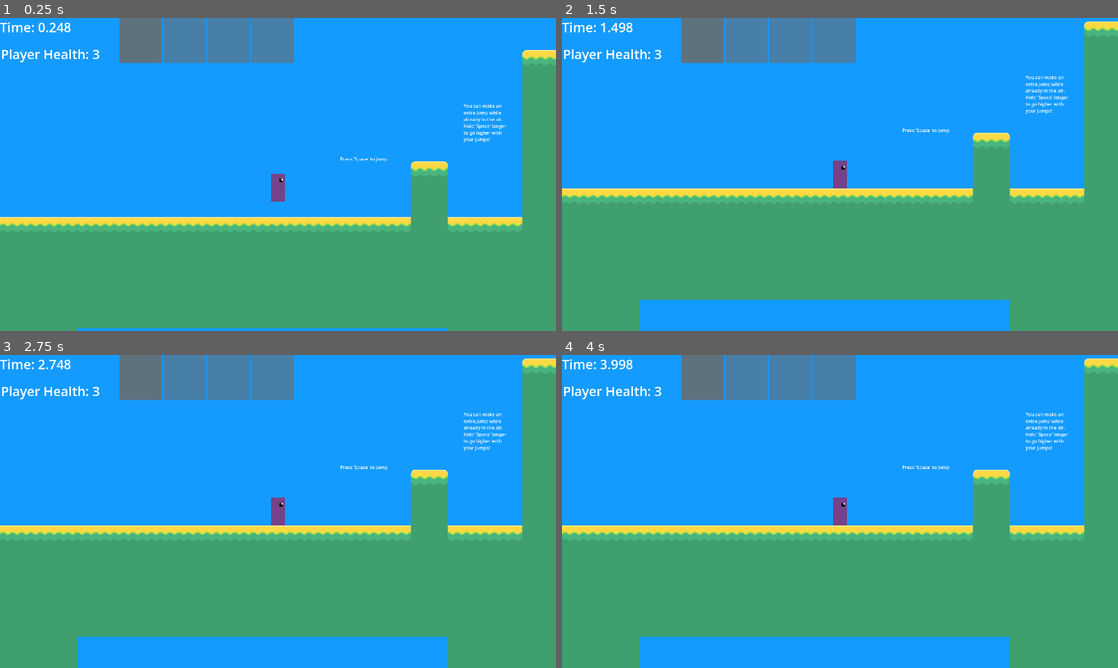
Above: before the commit, frames 1-4 (two rows, left to right).
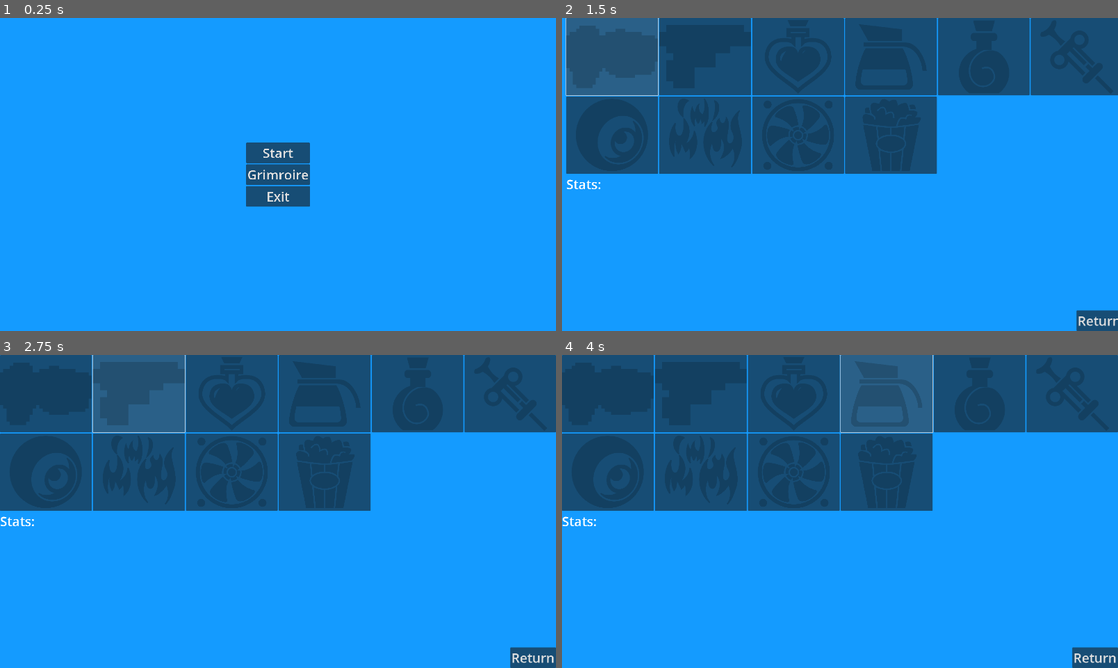
Above: after the commit, the same moments.

Repository: AidanCooper2003/AshenSkies
Game: Godot game, scene res://scenes/levels/main_menu.tscn
Two runs of this game, one before a commit and one after it. Both use one fixed random seed, a clock stepped at 60 frames per second and the inputs below. Before the commit the project starts from res://scenes/levels/game.tscn.
Inputs (mouse positions are in pixels of both pictures, inside the frame that each line leads up to):
- Up to frame 1 (0.25 s): no input
- Up to frame 2 (1.5 s): click (840, 174) at 0.5 s, where only the run after the commit has a clickable "Grimroire"; click (623, 55) at 1.27 s
- Up to frame 3 (2.75 s): click (139, 392) at 2.02 s
- Up to frame 4 (4 s): click (795, 392) at 2.77 s; click (884, 392) at 3.52 s

The runs differ from the first frame. In frame 1, 48% of the frame differs, in the area x 0-100%, y 0-100%; in frame 2, 83%; in frame 3, 83%; in frame 4, 83%.

Commit message:
Added grimoire

Diff:
--- a/csv/recipes.csv
+++ b/csv/recipes.csv
@@ -1,11 +1,11 @@
 Item-name,Item-tags,Item-quality,Is-offensive
 spikeball_launcher,Projectile,2,TRUE
 test_gun,Projectile,1,TRUE
-health_potion,"Potion, Healing",1,FALSE
+health_potion,"Absorption, Healing",1,FALSE
 caffeination_station,"Projectile, Fire, Food, Transportation",2,TRUE
-candlemans_brew,"Potion, Fire",2,TRUE
-hydrax,"Potion, Defense",2,FALSE
-terminal_lucidity,"Potion, Transportation, Defense",3,FALSE
+candlemans_brew,"Absorption, Fire",2,TRUE
+hydrax,"Absorption, Defense",2,FALSE
+terminal_lucidity,"Absorption, Transportation, Defense",3,FALSE
 depleted_ash,"Projectile, Fire",2,TRUE
 air_compressor,"Projectile, Wind",1,TRUE
 popcorn,"Projectile, Wind, Fire, Explosive",2,TRUE
--- a/csv/resources.csv
+++ b/csv/resources.csv
@@ -1,7 +1,7 @@
 Resource-name,tags,quality,category
 projectile_essence,Projectile,0,single_form
 melee_essence,Melee,0,single_form
-absorption_essence,Potion,0,single_form
+absorption_essence,Absorption,0,single_form
 fire_essence,Fire,1,single_element
 wind_essence,Wind,1,single_element
 food_essence,Food,1,single_element
--- a/csv/tags.csv
+++ b/csv/tags.csv
@@ -1,7 +1,7 @@
 Tag-Name,Tag-Type
 Projectile,Form
 Melee,Form
-Potion,Form
+Absorption,Form
 Fire,Element
 Wind,Element
 Food,Element
--- a/project.godot
+++ b/project.godot
@@ -11,7 +11,7 @@
 [application]
 
 config/name="AshenSkies"
-run/main_scene="res://scenes/levels/game.tscn"
+run/main_scene="res://scenes/levels/main_menu.tscn"
 config/features=PackedStringArray("4.2", "GL Compatibility")
 boot_splash/bg_color=Color(0.2493, 0.550056, 1, 1)
 config/icon="res://icon.svg"
@@ -21,6 +21,7 @@
 CSVManager="*res://scripts/utility/csv_manager.gd"
 EventBus="*res://scripts/utility/event_bus.gd"
 LevelManager="*res://scripts/utility/level_manager.gd"
+SaveManager="*res://scripts/utility/save_manager.gd"
 
 [display]
 
@@ -39,6 +40,7 @@
 "res://addons/": "purple",
 "res://colliders/": "orange",
 "res://csv/": "yellow",
+"res://saves/": "red",
 "res://scenes/": "blue",
 "res://scripts/": "gray",
 "res://sprites/": "pink"
@@ -131,6 +133,11 @@
 "events": [Object(InputEventKey,"resource_local_to_scene":false,"resource_name":"","device":-1,"window_id":0,"alt_pressed":false,"shift_pressed":false,"ctrl_pressed":false,"meta_pressed":false,"pressed":false,"keycode":0,"physical_keycode":76,"key_label":0,"unicode":108,"echo":false,"script":null)
 ]
 }
+"Exit To Menu"={
+"deadzone": 0.5,
+"events": [Object(InputEventKey,"resource_local_to_scene":false,"resource_name":"","device":-1,"window_id":0,"alt_pressed":false,"shift_pressed":true,"ctrl_pressed":false,"meta_pressed":false,"pressed":false,"keycode":0,"physical_keycode":77,"key_label":0,"unicode":77,"echo":false,"script":null)
+]
+}
 
 [layer_names]
 
--- /dev/null
+++ b/scenes/levels/main_menu.tscn
@@ -0,0 +1,99 @@
+[gd_scene load_steps=3 format=3 uid="uid://beym8gb6q0jpn"]
+
+[ext_resource type="Script" path="res://scripts/menu/menu_manager.gd" id="1_oxis6"]
+[ext_resource type="Theme" uid="uid://t5lkcrxxkxm6" path="res://default-theme.tres" id="2_yufyc"]
+
+[node name="MainMenu" type="Control"]
+layout_mode = 3
+anchor_right = 2.0
+anchor_bottom = 2.0
+grow_horizontal = 2
+grow_vertical = 2
+size_flags_horizontal = 4
+size_flags_vertical = 4
+script = ExtResource("1_oxis6")
+
+[node name="Main" type="Control" parent="."]
+layout_mode = 1
+anchors_preset = 0
+offset_right = 1920.0
+offset_bottom = 1080.0
+
+[node name="VBoxContainer" type="VBoxContainer" parent="Main"]
+layout_mode = 1
+anchors_preset = 8
+anchor_left = 0.5
+anchor_top = 0.5
+anchor_right = 0.5
+anchor_bottom = 0.5
+offset_left = -110.0
+offset_top = -110.5
+offset_right = 110.0
+offset_bottom = 110.5
+grow_horizontal = 2
+grow_vertical = 2
+
+[node name="StartButton" type="Button" parent="Main/VBoxContainer"]
+layout_mode = 2
+theme = ExtResource("2_yufyc")
+text = "Start"
+
+[node name="GrimoireButton" type="Button" parent="Main/VBoxContainer"]
+layout_mode = 2
+theme = ExtResource("2_yufyc")
+text = "Grimroire"
+
+[node name="ExitButton" type="Button" parent="Main/VBoxContainer"]
+layout_mode = 2
+theme = ExtResource("2_yufyc")
+text = "Exit"
+
+[node name="Grimoire" type="Control" parent="."]
+layout_mode = 1
+anchor_left = 0.5
+anchor_right = 1.0
+anchor_bottom = 0.5
+grow_horizontal = 0
+
+[node name="VBoxContainer" type="VBoxContainer" parent="Grimoire"]
+layout_mode = 1
+anchors_preset = 15
+anchor_right = 1.0
+anchor_bottom = 1.0
+grow_horizontal = 2
+grow_vertical = 2
+
+[node name="IconGrid" type="GridContainer" parent="Grimoire/VBoxContainer"]
+layout_mode = 2
+size_flags_vertical = 3
+columns = 6
+
+[node name="Stats" type="RichTextLabel" parent="Grimoire/VBoxContainer"]
+layout_mode = 2
+size_flags_vertical = 3
+theme = ExtResource("2_yufyc")
+text = "Stats:"
+
+[node name="ReturnButton" type="Button" parent="."]
+layout_mode = 1
+anchors_preset = 3
+anchor_left = 1.0
+anchor_top = 1.0
+anchor_right = 1.0
+anchor_bottom = 1.0
+offset_left = -158.0
+offset_top = -1151.0
+offset_bottom = -1080.0
+grow_horizontal = 0
+grow_vertical = 0
+theme = ExtResource("2_yufyc")
+text = "Return"
+
+[node name="Camera2D" type="Camera2D" parent="."]
+position = Vector2(960, 540)
+position_smoothing_enabled = true
+
+[connection signal="pressed" from="Main/VBoxContainer/StartButton" to="." method="_on_start_button_pressed"]
+[connection signal="pressed" from="Main/VBoxContainer/GrimoireButton" to="." method="_on_grimoire_button_pressed"]
+[connection signal="pressed" from="Main/VBoxContainer/ExitButton" to="." method="_on_exit_button_pressed"]
+[connection signal="pressed" from="ReturnButton" to="." method="_on_return_button_pressed"]
--- a/scenes/objects/enemies/ash_priest.tscn
+++ b/scenes/objects/enemies/ash_priest.tscn
@@ -119,5 +119,5 @@
 [connection signal="body_entered" from="PlayerDetector" to="." method="_on_area_2d_body_entered"]
 [connection signal="body_exited" from="PlayerDetector" to="." method="_on_area_2d_body_exited"]
 [connection signal="condition_added" from="HitboxComponent" to="ConditionHandler" method="add_condition"]
-[connection signal="damage_taken" from="HitboxComponent" to="HealthComponent" method="_on_hitbox_component_damage_taken"]
+[connection signal="damage_taken" from="HitboxComponent" to="HealthComponent" method="take_damage"]
 [connection signal="health_changed" from="HealthComponent" to="." method="_on_health_component_health_changed"]
--- a/scenes/objects/enemies/territorial_jumper.tscn
+++ b/scenes/objects/enemies/territorial_jumper.tscn
@@ -129,4 +129,4 @@
 [connection signal="area_entered" from="DamageDealerComponent" to="DamageDealerComponent" method="_on_area_entered"]
 [connection signal="health_changed" from="HealthComponent" to="." method="_on_health_component_health_changed"]
 [connection signal="condition_added" from="HitboxComponent" to="ConditionHandler" method="add_condition"]
-[connection signal="damage_taken" from="HitboxComponent" to="HealthComponent" method="_on_hitbox_component_damage_taken"]
+[connection signal="damage_taken" from="HitboxComponent" to="HealthComponent" method="take_damage"]
--- a/scenes/objects/player.tscn
+++ b/scenes/objects/player.tscn
@@ -115,6 +115,5 @@
 [connection signal="health_changed" from="HealthComponent" to="." method="_on_changed_health"]
 [connection signal="condition_added" from="HitboxComponent" to="ConditionHandler" method="add_condition"]
 [connection signal="damage_taken" from="HitboxComponent" to="HealthComponent" method="take_damage"]
-[connection signal="damage_taken" from="HitboxComponent" to="HealthComponent" method="_on_hitbox_component_damage_taken"]
 [connection signal="condition_added" from="ConditionHandler" to="." method="_on_condition_added"]
 [connection signal="condition_expired" from="ConditionHandler" to="." method="_on_condition_removed"]
--- /dev/null
+++ b/scenes/ui/elements/grimoire_entry.tscn
@@ -0,0 +1,22 @@
+[gd_scene load_steps=2 format=3 uid="uid://bw2oushups7kn"]
+
+[ext_resource type="Texture2D" uid="uid://cblmn0n7lgkqv" path="res://sprites/weapon_icons/popcorn.png" id="1_od2o6"]
+
+[node name="Control" type="Button"]
+anchors_preset = -1
+anchor_right = 1.0
+anchor_bottom = 1.0
+size_flags_horizontal = 3
+size_flags_vertical = 3
+
+[node name="TextureRect" type="TextureRect" parent="."]
+modulate = Color(0, 0, 0, 0.172549)
+layout_mode = 1
+anchors_preset = 15
+anchor_right = 1.0
+anchor_bottom = 1.0
+grow_horizontal = 2
+grow_vertical = 2
+texture = ExtResource("1_od2o6")
+expand_mode = 1
+stretch_mode = 5
--- a/scenes/ui/elements/resource_container.tscn
+++ b/scenes/ui/elements/resource_container.tscn
@@ -1,6 +1,4 @@
-[gd_scene load_steps=2 format=3 uid="uid://bow7e73jbp8hw"]
-
-[ext_resource type="Texture2D" uid="uid://cpp0qgn1m27b1" path="res://sprites/resource_icons/cancel.png" id="1_1xlbe"]
+[gd_scene format=3 uid="uid://bow7e73jbp8hw"]
 
 [node name="ResourceContainer" type="Button"]
 anchors_preset = 15
@@ -10,6 +8,7 @@
 grow_vertical = 2
 size_flags_horizontal = 3
 size_flags_vertical = 3
+expand_icon = true
 
 [node name="TextureRect" type="TextureRect" parent="."]
 layout_mode = 2
@@ -17,7 +16,6 @@
 offset_bottom = 90.0
 size_flags_horizontal = 3
 size_flags_vertical = 3
-texture = ExtResource("1_1xlbe")
 expand_mode = 2
 stretch_mode = 5
 
--- a/scripts/entities/level_objects/resource_breakable.gd
+++ b/scripts/entities/level_objects/resource_breakable.gd
@@ -15,6 +15,6 @@
 		resource = LevelManager.choose_random_resource()
 
 
-func _on_damage_taken(damage_amount):
+func _on_damage_taken(damage_amount, _resistance_override):
 	EventBus.resource_added.emit(resource, _resource_count)
 	queue_free()
--- a/scripts/entities/player/player.gd
+++ b/scripts/entities/player/player.gd
@@ -141,6 +141,10 @@
 		if weapon_scene != null:
 			_weapon_inventory_manager.add_weapon(weapon_scene)
 		EventBus.weapon_in_slot_changed.emit(_weapon_inventory_manager.weapons.size() - 1, weapon)
+		if SaveManager.has_save_data(weapon + "_count"):
+			SaveManager.add_save_data(weapon + "_count", SaveManager.retrieve_save_data(weapon + "_count") + 1)
+		else:
+			SaveManager.add_save_data(weapon + "_count", 1)
 
 
 func _reset_weapon_inventory_ui() -> void:
--- a/scripts/entity-components/continuous_damage_dealer.gd
+++ b/scripts/entity-components/continuous_damage_dealer.gd
@@ -25,7 +25,7 @@
 		damage_dealt.emit()
 	if not _conditions.is_empty():
 		area.receive_conditions(_conditions)
-	var knockback_handler = get_node(str(area.get_path()) + "/KnockbackHandler")
+	var knockback_handler = get_node_or_null(str(area.get_path()) + "/KnockbackHandler")
 	if knockback_handler:
 		knockback_handler.apply_knockback(global_position.direction_to(area.global_position) * _knockback)
 
--- a/scripts/entity-components/damage_dealer_component.gd
+++ b/scripts/entity-components/damage_dealer_component.gd
@@ -23,7 +23,7 @@
 		damage_dealt.emit()
 	if not _conditions.is_empty():
 		area.receive_conditions(_conditions)
-	var knockback_handler = get_node(str(area.get_path()) + "/KnockbackHandler")
+	var knockback_handler = get_node_or_null(str(area.get_path()) + "/KnockbackHandler")
 	if knockback_handler:
 		knockback_handler.apply_knockback(global_position.direction_to(area.global_position) * _knockback)
 	if _pierce <= 0:
--- /dev/null
+++ b/scripts/menu/menu_manager.gd
@@ -0,0 +1,54 @@
+class_name MenuManager
+
+extends Node
+
+var _recipe_tags : Dictionary
+var _recipe_qualities : Dictionary
+
+func _ready():
+	_initialize_grimoire()
+	_recipe_tags = CSVManager.get_tags(CSVManager.recipes, 0, 1)
+	_recipe_qualities = CSVManager.get_properties(CSVManager.recipes, 0, 2)
+
+func _on_start_button_pressed():
+	get_tree().change_scene_to_file("res://scenes/levels/game.tscn")
+
+
+func _initialize_grimoire():
+	for recipe in CSVManager.get_weapon_names():
+		var grimoire_entry = load("res://scenes/ui/elements/grimoire_entry.tscn").instantiate()
+		var grimoire_texture_rect = grimoire_entry.get_child(0)
+		grimoire_entry.get_child(0).texture = load(CSVManager.get_weapon_icon(recipe))
+		var weapon_count = SaveManager.retrieve_save_data(recipe + "_count")
+		if weapon_count != null && weapon_count > 0:
+			grimoire_texture_rect.modulate = Color.WHITE
+		grimoire_entry.pressed.connect(_update_stats.bind(recipe))
+		$Grimoire/VBoxContainer/IconGrid.add_child(grimoire_entry)
+
+
+func _on_exit_button_pressed():
+	get_tree().quit()
+
+
+func _on_grimoire_button_pressed():
+	$Camera2D.position = Vector2(2880, 540)
+
+
+func _on_return_button_pressed():
+	$Camera2D.position = Vector2(960, 540)
+
+
+func _update_stats(weapon_name: String):
+	var times_crafted = 0
+	if SaveManager.has_save_data(weapon_name + "_count"):
+		times_crafted = "Times crafted: " + str(SaveManager.retrieve_save_data(weapon_name + "_count"))
+	else:
+		return
+	var tags = _recipe_tags[weapon_name]
+	var quality = _recipe_qualities[weapon_name]
+	$Grimoire/VBoxContainer/Stats.text = (
+		"weapon_name:" + "\n"
+		+ "Times Crafted: " + str(times_crafted) + "\n"
+		+ "Tags: " + str(tags) + "\n"
+		+ "Quality: " + str(quality)
+	)
--- a/scripts/ui/ui_manager.gd
+++ b/scripts/ui/ui_manager.gd
@@ -74,6 +74,6 @@
 		_weapon_slots[weapon_slot].get_child(2).visible = false
 		return
 	_weapon_slots[weapon_slot].get_child(1).texture = (
-			load("res://sprites/weapon_icons/" + CSVManager.get_weapon_icon(weapon_name))
+			load(CSVManager.get_weapon_icon(weapon_name))
 	)
 	_weapon_slots[weapon_slot].get_child(2).visible = true
--- a/scripts/utility/csv_manager.gd
+++ b/scripts/utility/csv_manager.gd
@@ -46,7 +46,7 @@
 
 
 func get_weapon_icon(weaponName: String) -> Variant:
-	return weaponName + ".png"
+	return "res://sprites/weapon_icons/" + weaponName + ".png"
 
 
 func get_weapon_scene(weaponName: String) -> Variant:
--- a/scripts/utility/debug_helper.gd
+++ b/scripts/utility/debug_helper.gd
@@ -21,6 +21,8 @@
 		_assign_weapon("terminal_lucidity")
 		_assign_weapon("terminal_lucidity")
 		_assign_weapon("terminal_lucidity")
+	if Input.is_action_just_pressed("Exit To Menu"):
+		get_tree().change_scene_to_file("res://scenes/levels/main_menu.tscn")
 
 
 func _assign_weapon(weapon: String) -> void:
--- /dev/null
+++ b/scripts/utility/save_manager.gd
@@ -0,0 +1,45 @@
+extends Node
+
+var save := {}
+
+func _ready():
+	load_save()
+
+
+func reset_save():
+	save = {}
+	save_game()
+
+
+func retrieve_save_data(key: String) -> Variant:
+	if save.has(key):
+		return save[key]
+	return null
+
+
+func add_save_data(key: String, value) -> void:
+	save[key] = value
+	save_game()
+
+func has_save_data(key) -> bool:
+	return save.has(key)
+
+
+func save_game() -> void:
+	var save_file = FileAccess.open("user://savegame.save", FileAccess.WRITE)
+	var json_string = JSON.stringify(save)
+	save_file.store_line(json_string)
+	print(save)
+
+
+func load_save() -> void:
+	if not FileAccess.file_exists("user://savegame.save"):
+		return
+	var save_file = FileAccess.open("user://savegame.save", FileAccess.READ)
+	var json = JSON.new()
+	var parse_result = json.parse(save_file.get_line())
+	if not parse_result == OK:
+		print("save error")
+		return
+	var node_data = json.get_data()
+	save = node_data
Not shown, added: scenes/levels/mai1367.tmp
Not shown, added: scenes/levels/mai206C.tmp
